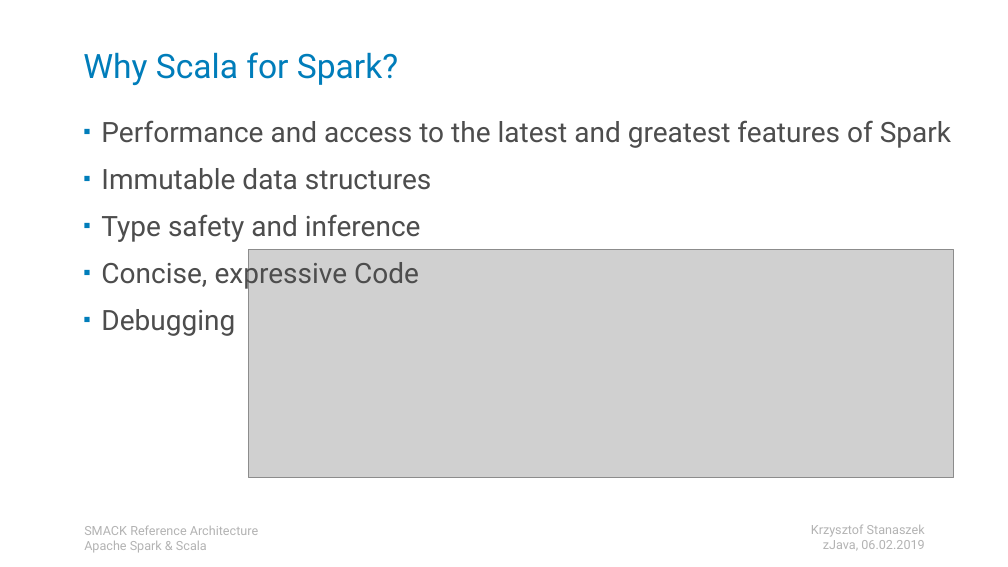
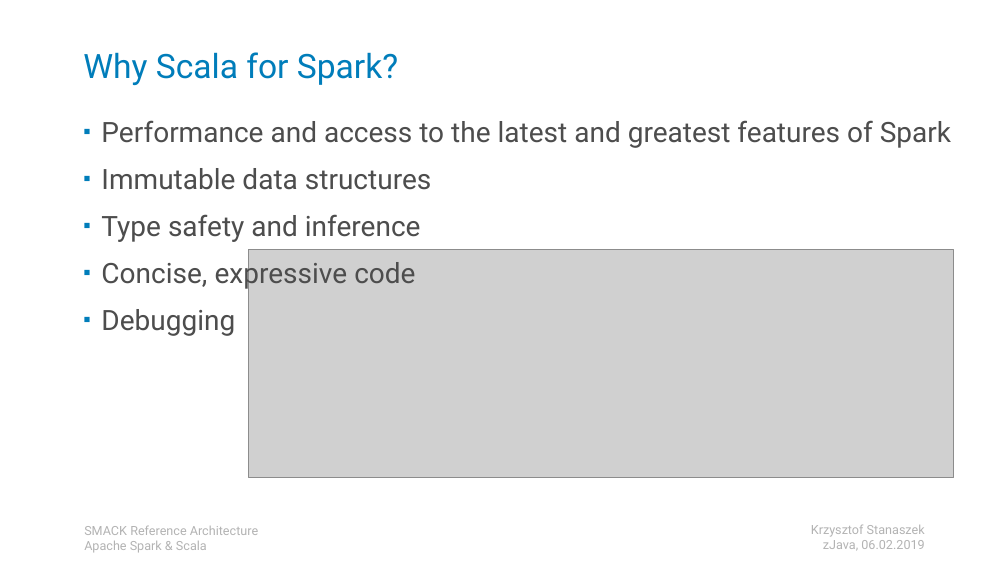
Before and after one commit to kstanaszek/SparkAndScalaInTandem, a slide deck: slide 14 of src/main/resources/slides.pptx. Drawn at 1008x567 pixels with LibreOffice and Linux fonts; fonts in the diff are those of the drawing; grey boxes stand for pictures. Boxes give left, top, right and bottom in pixels: in the first picture for what was removed or moved away, otherwise in the second. Text is boxed around its words. In the diff, an @@ line names an element or a change of style, - is before the commit and + after.

```diff
--- a/src/main/resources/slides.pptx
+++ b/src/main/resources/slides.pptx
@@ text at <box>101,257,415,290</box>: text changed @@
-▪ Concise, expressive Code
+▪ Concise, expressive code
```
Also in this commit, not shown: 2 other slides changed, 1 slide added.
